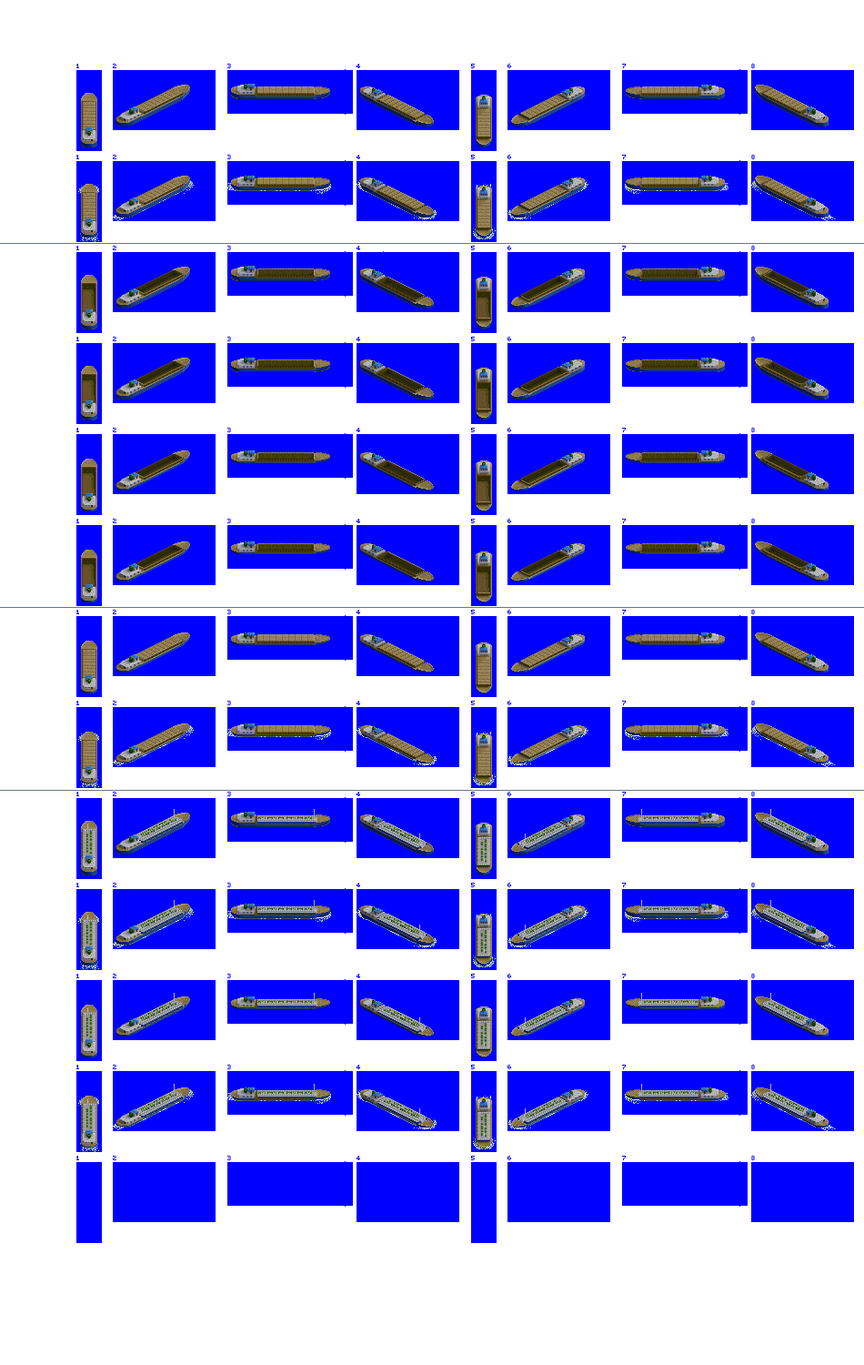
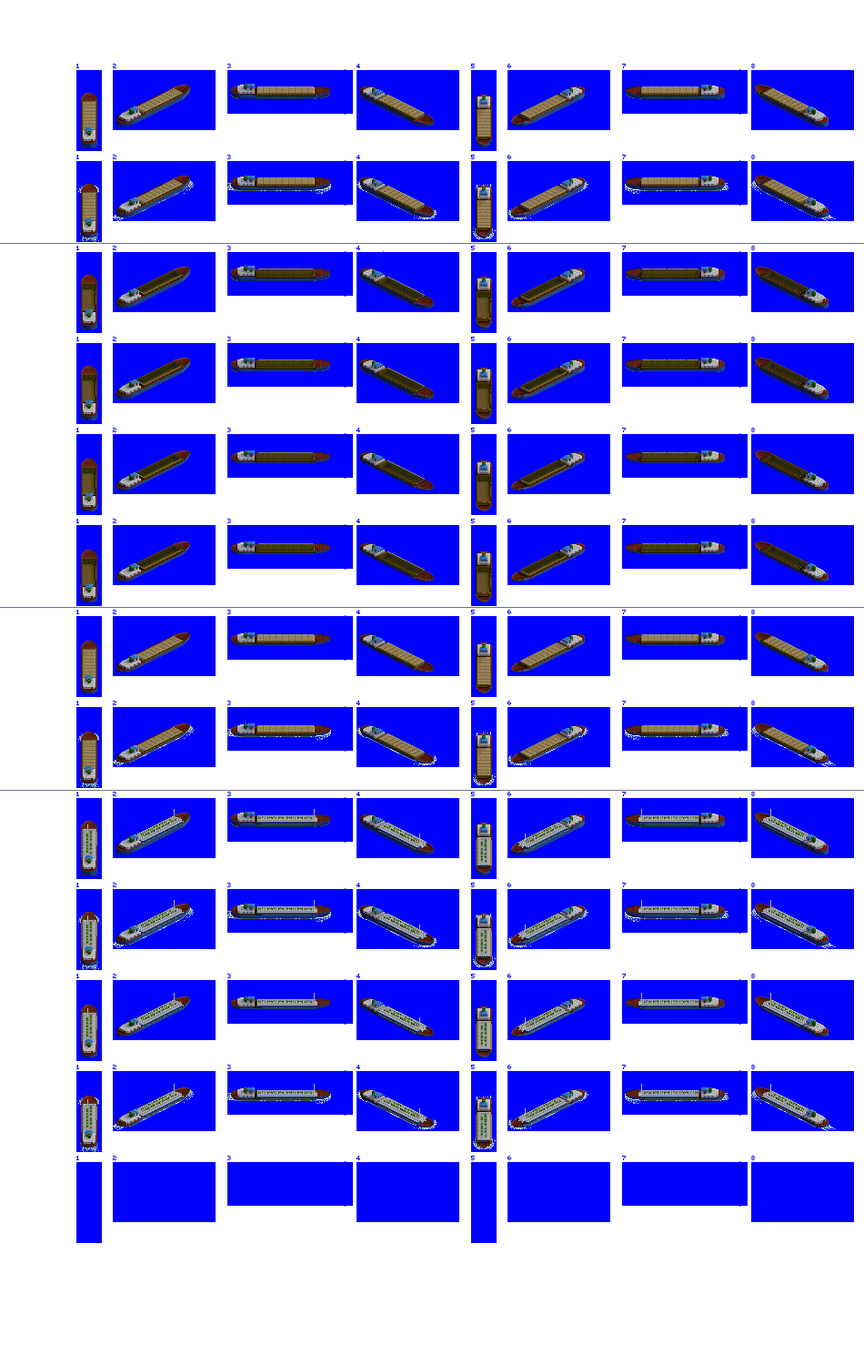
Comparing the layer stacks of the two 864 × 1365 images. Changes:
added layer "Hatches Overlay" above "Hold Overlay" over [81, 86, 809, 777]
painted on "Large River Boat" over [80, 84, 829, 1148]
